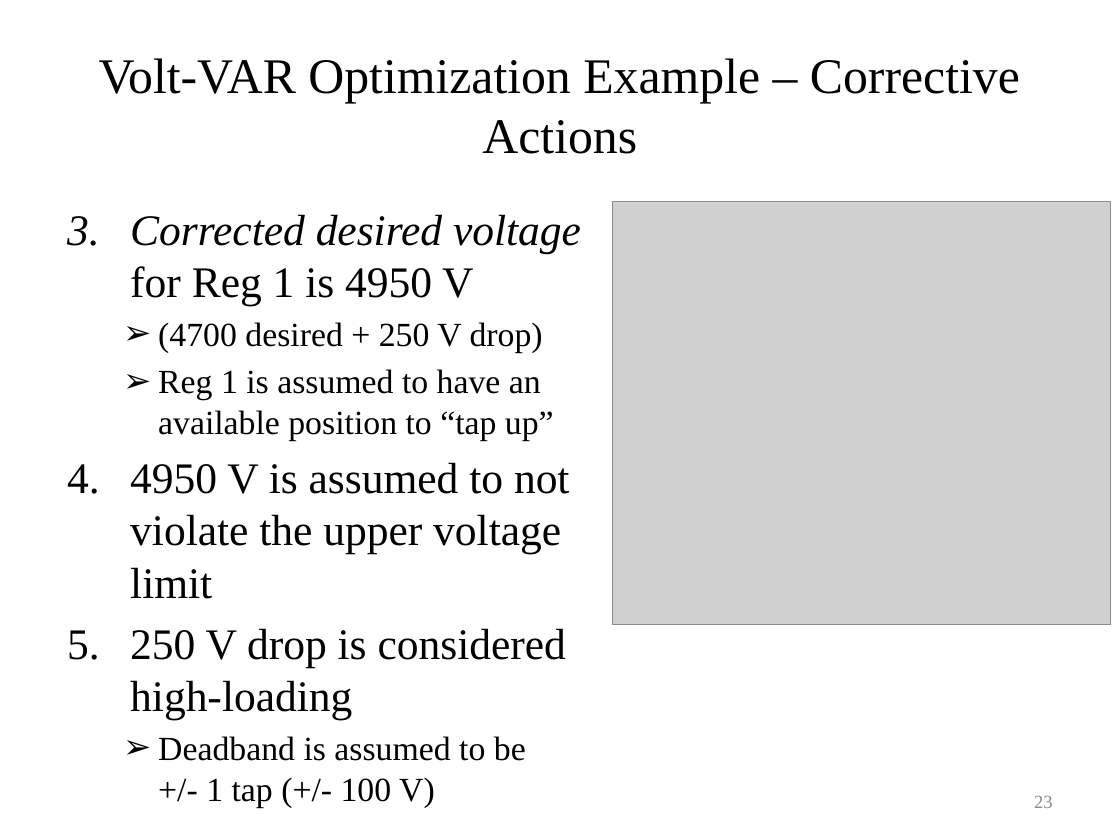
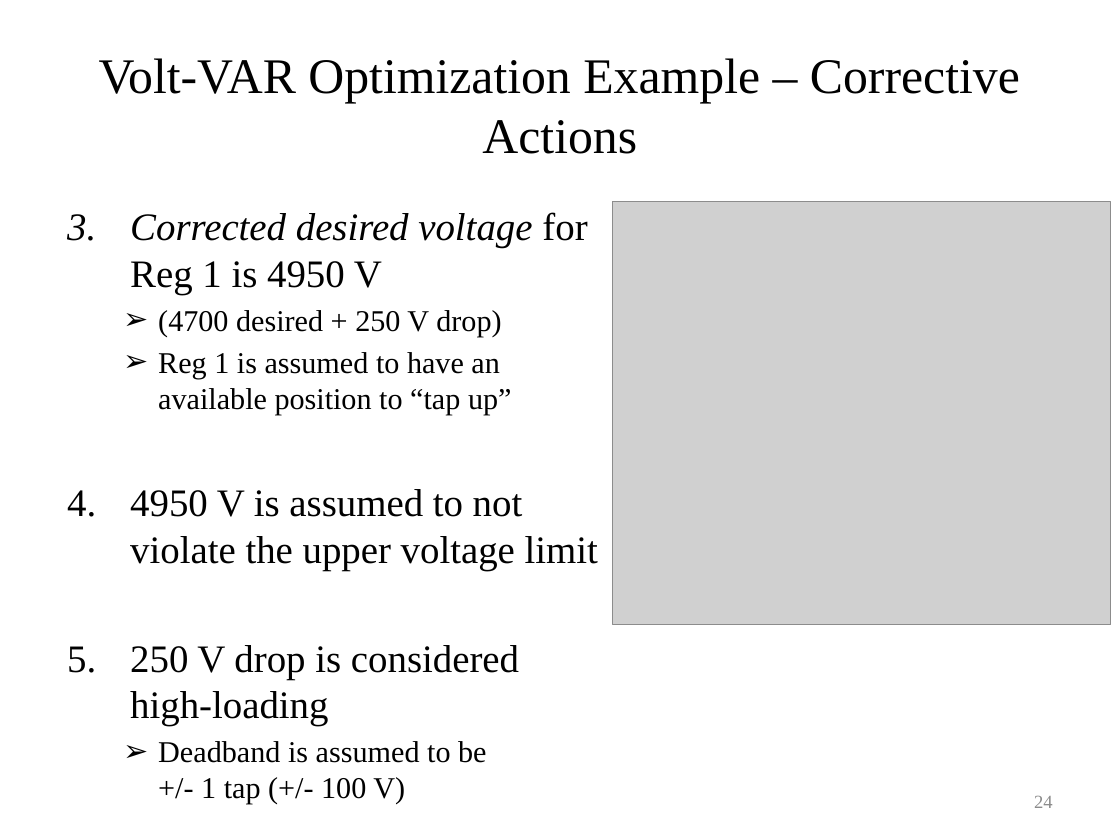
Before and after one commit to gridlab-d/course, a slide deck: slide 24 of University of Washington Class/Module 6 - Volt-VAR optimization.pptx (slide 23 before the commit). Drawn at 1120x840 pixels with LibreOffice and Linux fonts; fonts in the diff are those of the drawing; grey boxes stand for pictures. Boxes give left, top, right and bottom in pixels: in the first picture for what was removed or moved away, otherwise in the second. Text is boxed around its words. In the diff, an @@ line names an element or a change of style, - is before the commit and + after.

Commit message:
Updates for fun.

```diff
--- a/University of Washington Class/Module 6 - Volt-VAR optimization.pptx
+++ b/University of Washington Class/Module 6 - Volt-VAR optimization.pptx
@@ text "Corrected desired voltage for Reg ..." at (x1=130, y1=212, x2=598, y2=763): size 28 to 25 pt in "Corrected desired voltage for Reg 1 is ...", "4950 V is assumed to not violate ...", "250 V drop is considered high-loading"; size 21.7 to 19.4 pt in "(4700 desired + 250 V drop)", "Reg 1 is assumed to have an ...", "Deadband is assumed to be +/- 1 ..." @@
@@ page number at (x1=1034, y1=796, x2=1053, y2=808): text changed @@
-23
+24
```
Also in this commit, not shown: 2 slides added.
